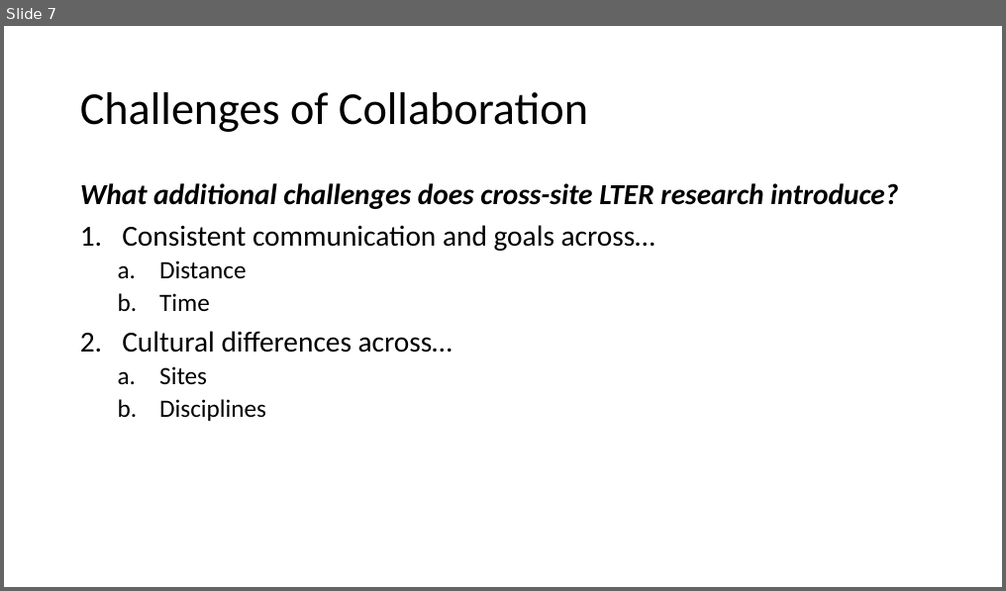
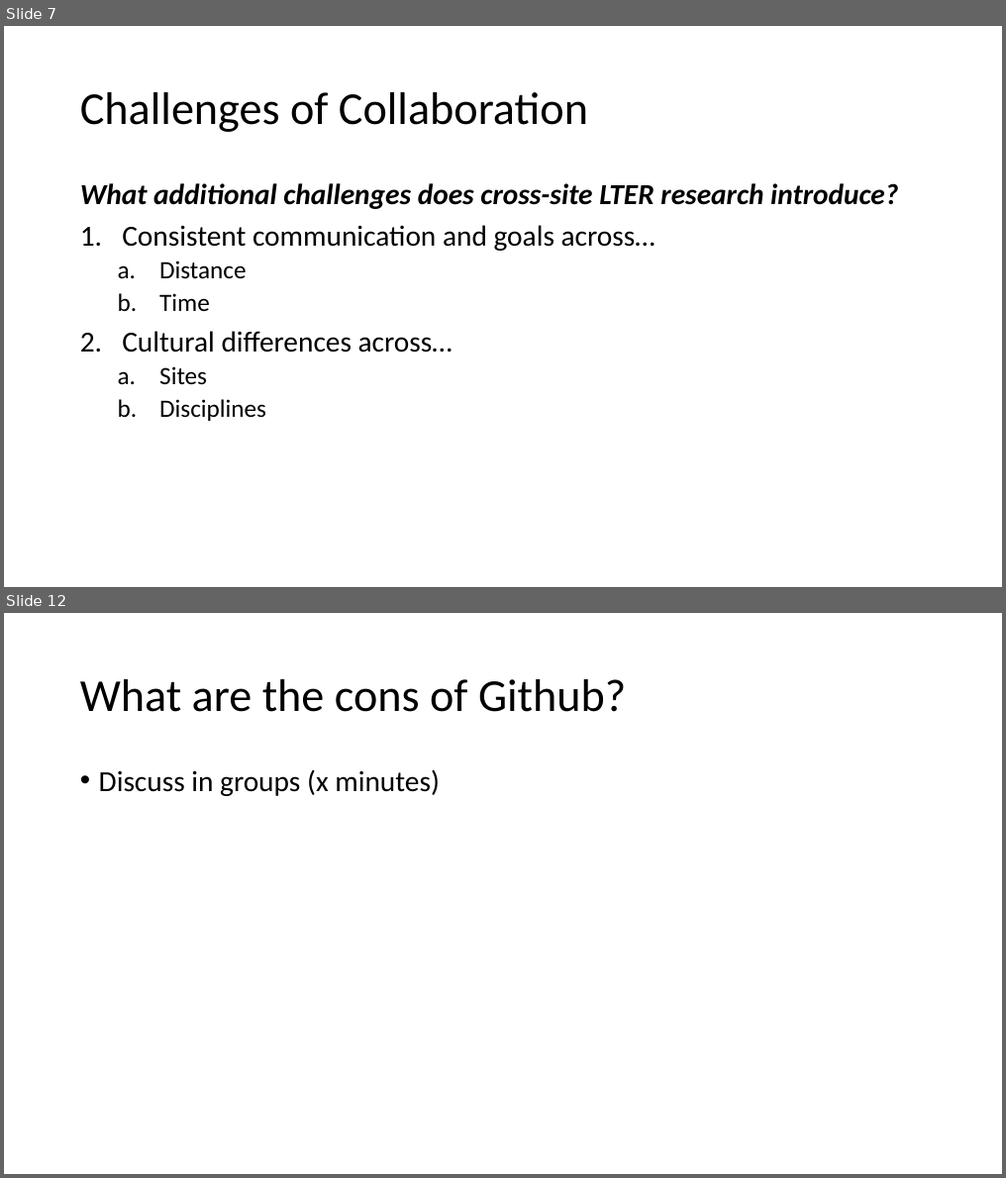
Before and after one commit to ReproducibleQM/n_commandments, a slide deck: pres_deck.pptx. Shown one above the other, each under a label of ours: slide 7 before the commit, slides 7 and 12 after it; the slides between them are not shown. The pictures are 1006x591 and 1006x1178 pixels, drawn with LibreOffice and Linux fonts; fonts in the diff are those of the drawing. Boxes give left, top, right and bottom in pixels: in the first picture for what was removed or moved away, otherwise in the second. Text is boxed around its words. In the diff, an @@ line names an element or a change of style, - is before the commit and + after.

Commit message:
adding github info/discussion slides

```diff
--- a/pres_deck.pptx
+++ b/pres_deck.pptx
@@ slide 12 added at box(4, 613, 1002, 1174), background #FFFFFF @@
@@ title added at box(80, 679, 626, 712), 44 pt, text #000000 @@
+What are the cons of Github?
@@ text added at box(99, 769, 440, 796), 28 pt, text #000000 @@
+• Discuss in groups (x minutes)
```
Also in this commit, not shown: 5 other slides added.
